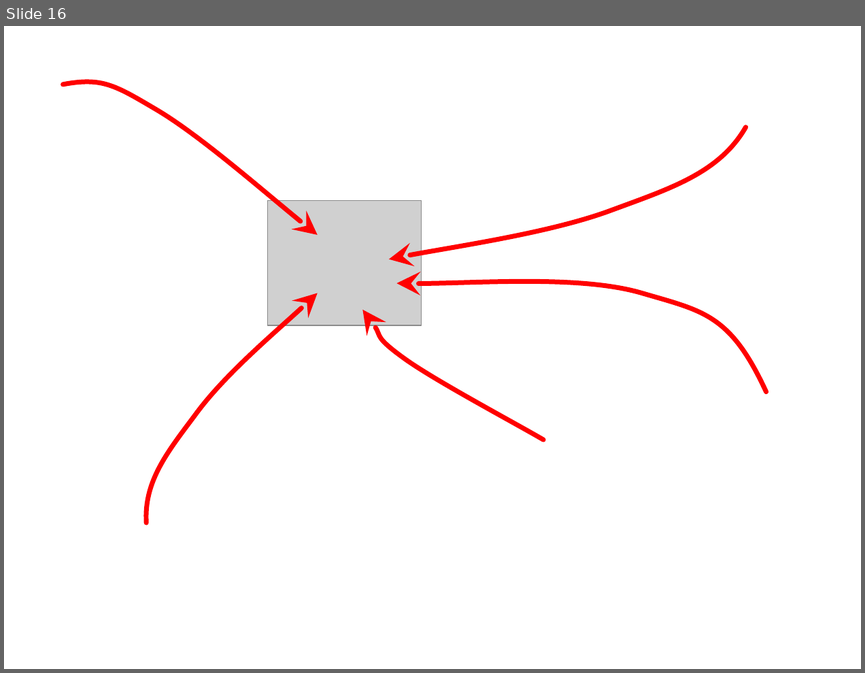
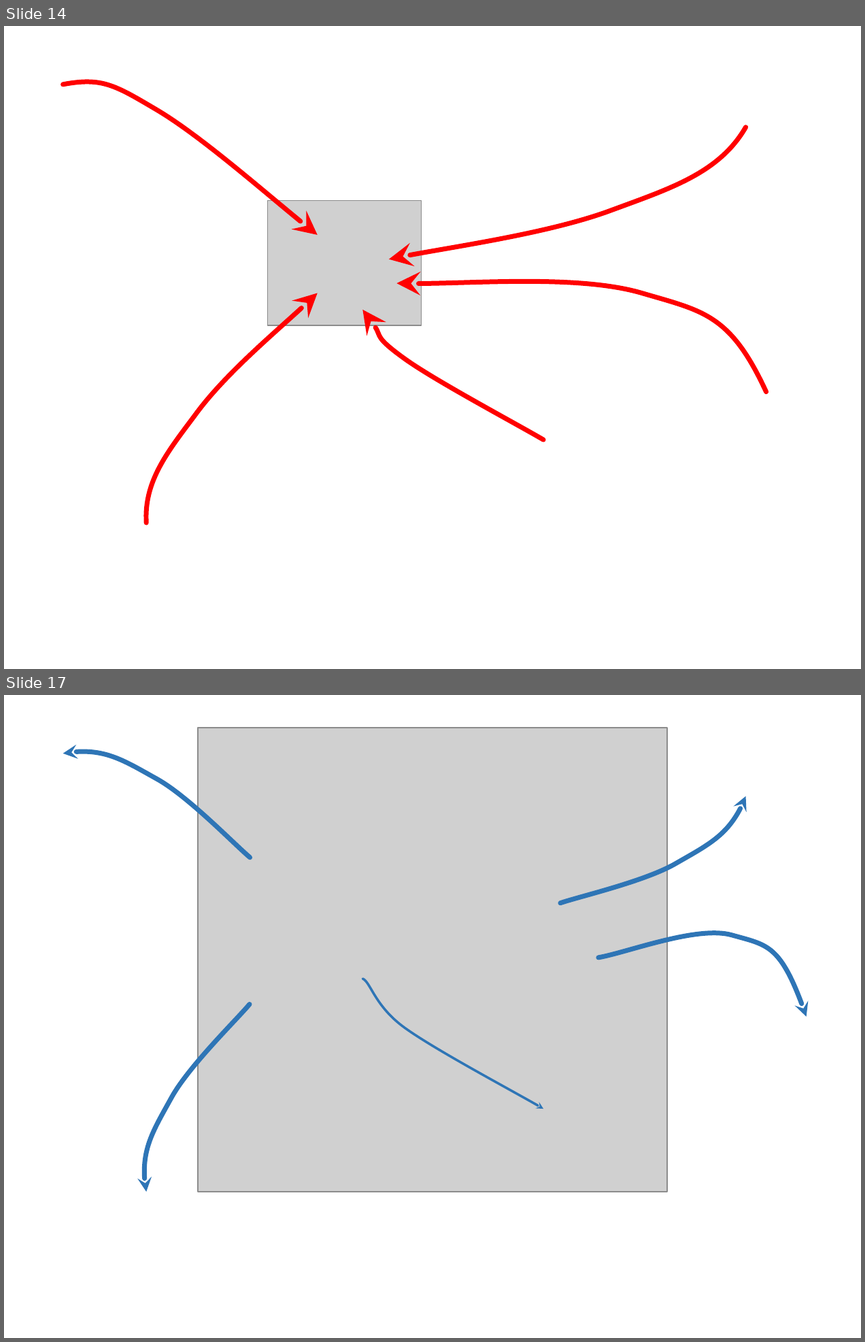
Before and after one commit to adapar-presentations/coloquio-3, a slide deck: powerpoint/tres-lemas.pptx. Shown one above the other, each under a label of ours: slide 16 before the commit, slides 14 and 17 after it; the slides between them are not shown. The pictures are 865x673 and 865x1342 pixels, drawn with LibreOffice and Linux fonts; fonts in the diff are those of the drawing; grey boxes stand for pictures. Boxes give left, top, right and bottom in pixels: in the first picture for what was removed or moved away, otherwise in the second. Text is boxed around its words. In the diff, an @@ line names an element or a change of style, - is before the commit and + after.

```diff
--- a/powerpoint/tres-lemas.pptx
+++ b/powerpoint/tres-lemas.pptx
@@ slide 17 added at bbox=[4, 695, 861, 1338], background #FFFFFF @@
@@ freeform shape added at bbox=[63, 699, 250, 913], outline #2E75B6 4 pt @@
@@ picture added at bbox=[198, 728, 666, 1191] @@
@@ freeform shape added at bbox=[560, 796, 745, 903], outline #2E75B6 4 pt @@
@@ freeform shape added at bbox=[362, 938, 543, 1149], outline #2E75B6 2 pt @@
@@ freeform shape added at bbox=[598, 933, 807, 1017], outline #2E75B6 4 pt @@
@@ freeform shape added at bbox=[91, 1004, 305, 1192], outline #2E75B6 4 pt @@
@@ what was slide 16 is now slide 14 @@
```
Also in this commit, not shown: 4 slides changed, 10 other slides added, 11 slides removed.
